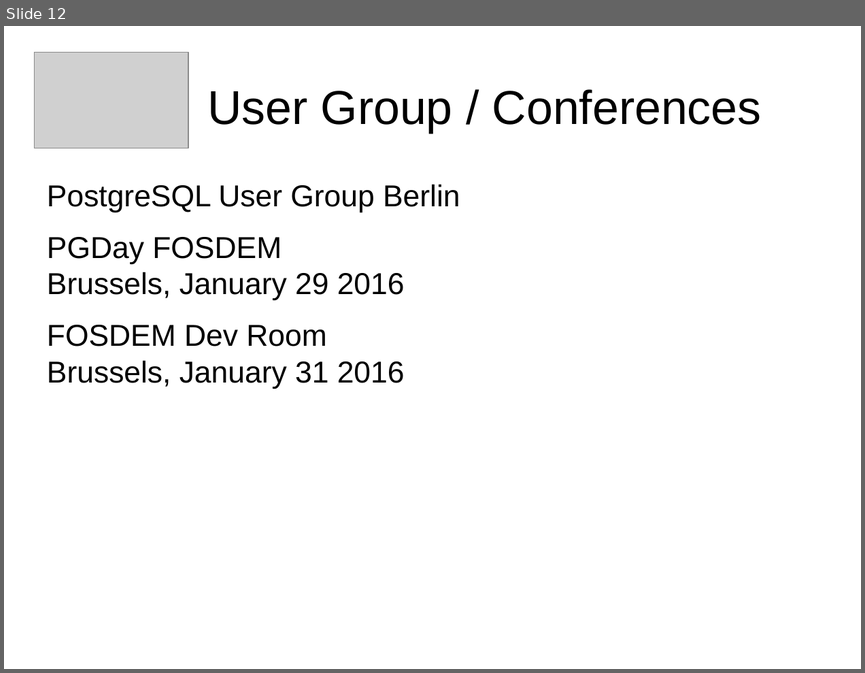
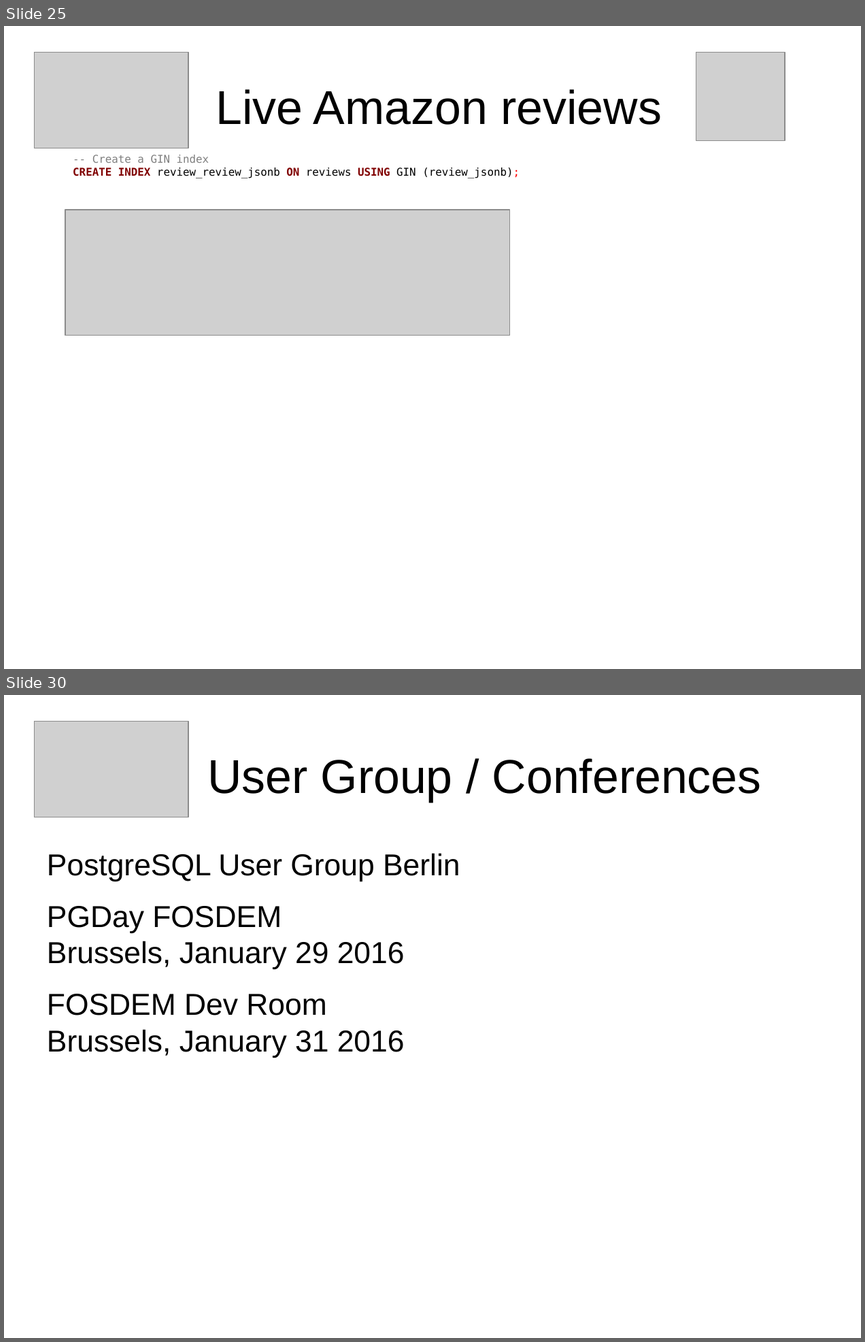
Before and after one commit to sjstoelting/talks, a slide deck: no-sql-as-not-only-sql/NoSQL-as-Not-Only-SQL.odp. Shown one above the other, each under a label of ours: slide 12 before the commit, slides 25 and 30 after it; the slides between them are not shown. The pictures are 865x673 and 865x1342 pixels, drawn with LibreOffice and Linux fonts; fonts in the diff are those of the drawing; grey boxes stand for pictures. Boxes give left, top, right and bottom in pixels: in the first picture for what was removed or moved away, otherwise in the second. Text is boxed around its words. In the diff, an @@ line names an element or a change of style, - is before the commit and + after.

```diff
--- a/no-sql-as-not-only-sql/NoSQL-as-Not-Only-SQL.odp
+++ b/no-sql-as-not-only-sql/NoSQL-as-Not-Only-SQL.odp
@@ slide 25 added at (x1=4, y1=26, x2=861, y2=669), background #FFFFFF @@
@@ picture added at (x1=35, y1=52, x2=188, y2=148) @@
@@ picture added at (x1=696, y1=52, x2=785, y2=140) @@
@@ title added at (x1=215, y1=89, x2=662, y2=125), 44 pt, text #000000 @@
+Live Amazon reviews
@@ text added at (x1=73, y1=155, x2=519, y2=178), 10 pt, text #000000 @@
+-- Create a GIN index
+CREATE INDEX review_review_jsonb ON reviews USING GIN (review_jsonb);
@@ picture added at (x1=65, y1=210, x2=510, y2=335) @@
@@ what was slide 12 is now slide 30 @@
```
Also in this commit, not shown: 17 other slides added, 1 other file.
